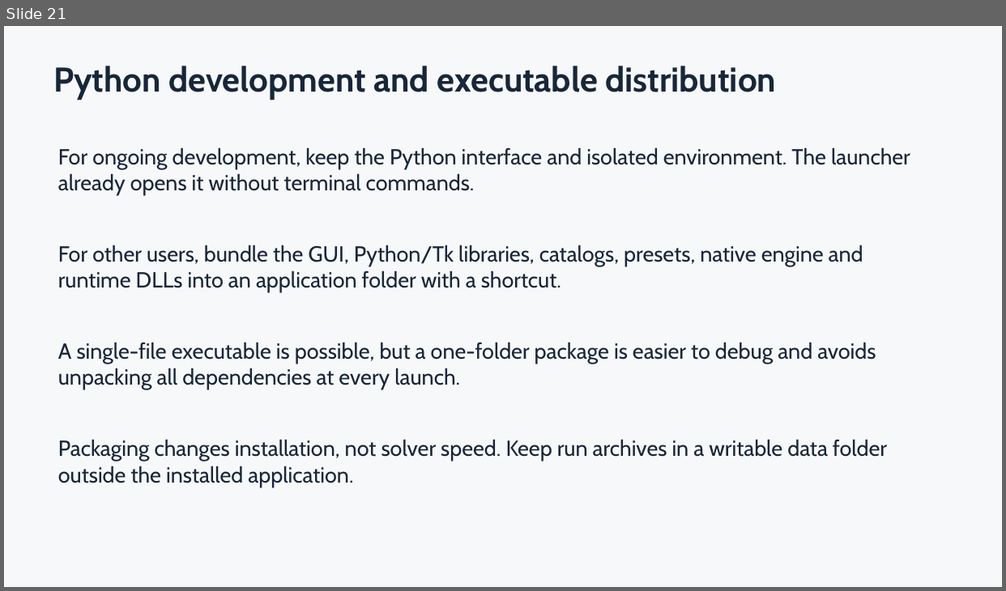
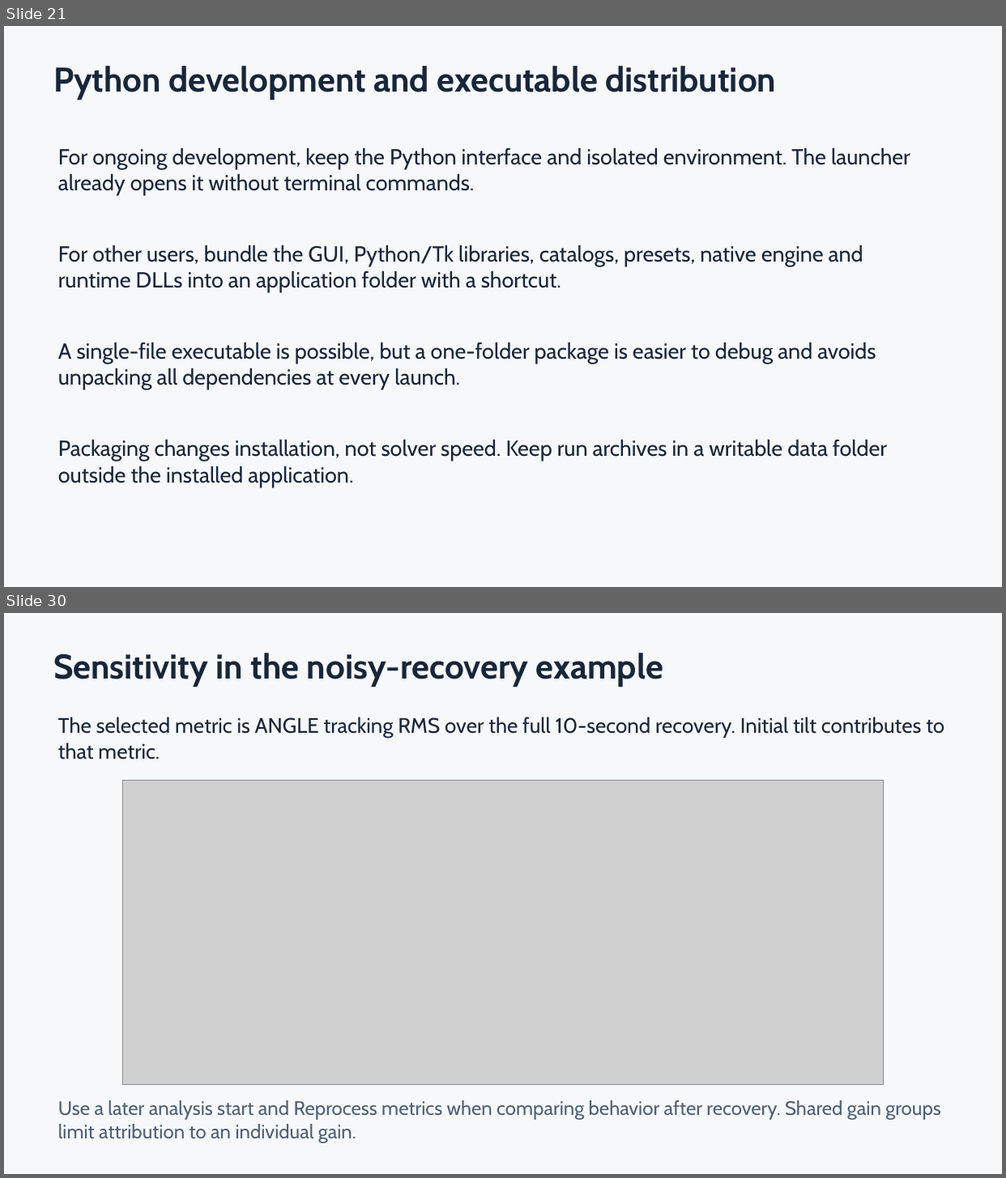
Before and after one commit to MorganSlap/UCI_FWMAV_Flight_Control_Simulation_and_Development, a slide deck: DesktopSIL/docs/Desktop_SIL_Walkthrough.pptx. Shown one above the other, each under a label of ours: slide 21 before the commit, slides 21 and 30 after it; the slides between them are not shown. The pictures are 1006x591 and 1006x1178 pixels, drawn with LibreOffice and Linux fonts; fonts in the diff are those of the drawing; grey boxes stand for pictures. Boxes give left, top, right and bottom in pixels: in the first picture for what was removed or moved away, otherwise in the second. Text is boxed around its words. In the diff, an @@ line names an element or a change of style, - is before the commit and + after.

```diff
--- a/DesktopSIL/docs/Desktop_SIL_Walkthrough.pptx
+++ b/DesktopSIL/docs/Desktop_SIL_Walkthrough.pptx
@@ slide 30 added at [4,613,1002,1174], background #F7F8FA @@
@@ text added at [53,653,663,687], 33 pt, text #182639, bold @@
+Sensitivity in the noisy-recovery example
@@ text added at [58,717,944,760], 20.2 pt, text #182639 @@
+The selected metric is ANGLE tracking RMS over the full 10-second recovery. Initial tilt contributes to that metric.
@@ picture added at [123,781,884,1084] @@
@@ text added at [58,1101,940,1144], 18.8 pt, text #4E6076 @@
+Use a later analysis start and Reprocess metrics when comparing behavior after recovery. Shared gain groups limit attribution to an individual gain.
```
Also in this commit, not shown: 4 slides changed, 10 other slides added, 1 other file.
